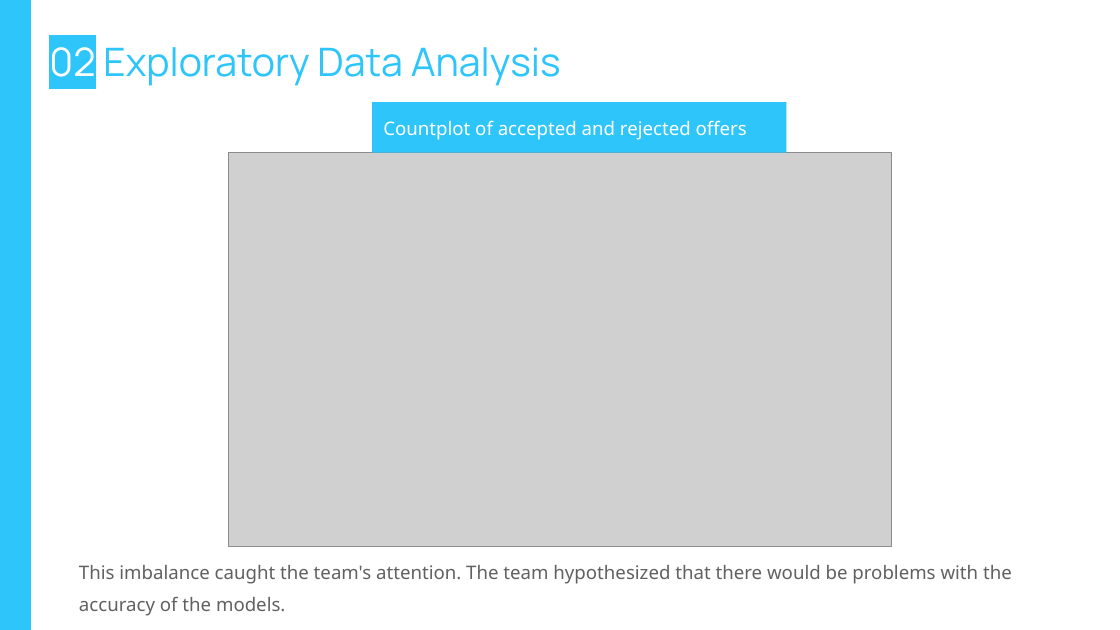
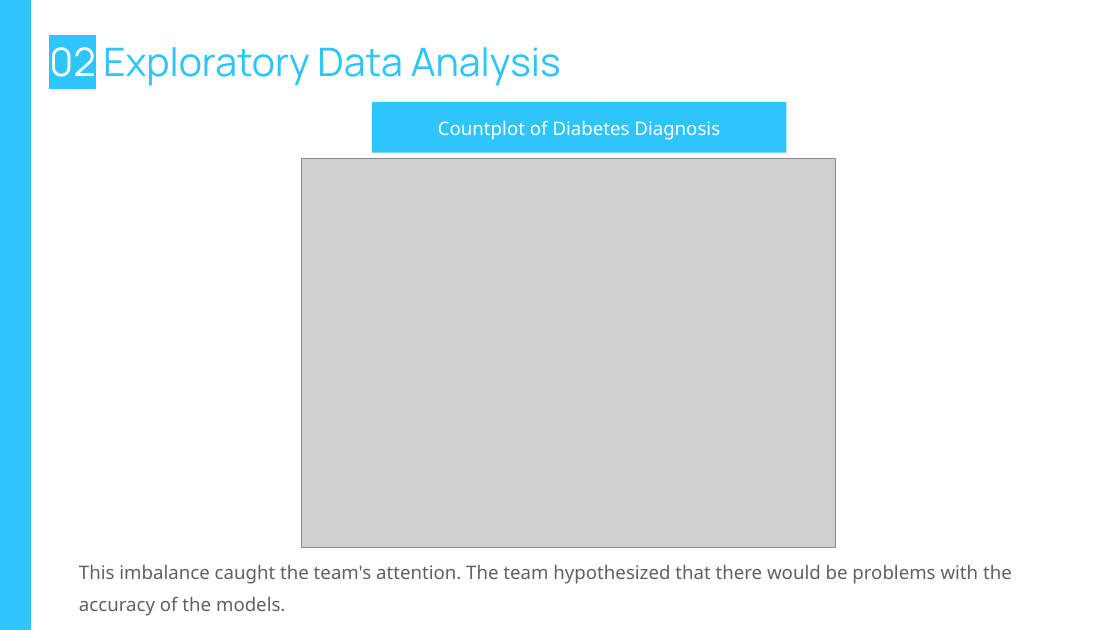
Before and after one commit to dplazau/ironhack-bootcamp, a slide deck: slide 6 of projects/ironhack-final-project/src/presentation/final-project-slides.pptx (slide 8 before the commit). Drawn at 1120x630 pixels with LibreOffice and Linux fonts; fonts in the diff are those of the drawing; grey boxes stand for pictures; background and template pictures are left out. Boxes give left, top, right and bottom in pixels: in the first picture for what was removed or moved away, otherwise in the second. Text is boxed around its words. In the diff, an @@ line names an element or a change of style, - is before the commit and + after.

```diff
--- a/projects/ironhack-final-project/src/presentation/final-project-slides.pptx
+++ b/projects/ironhack-final-project/src/presentation/final-project-slides.pptx
@@ text at <box>438,120,720,140</box>: text changed @@
-Countplot of accepted and rejected offers
+Countplot of Diabetes Diagnosis
@@ picture: place and size @@
-picture at <box>228,152,892,547</box>
+picture at <box>301,158,836,547</box>
```
Also in this commit, not shown: 12 other slides changed, 3 slides added, 6 slides removed, 3 other files.
